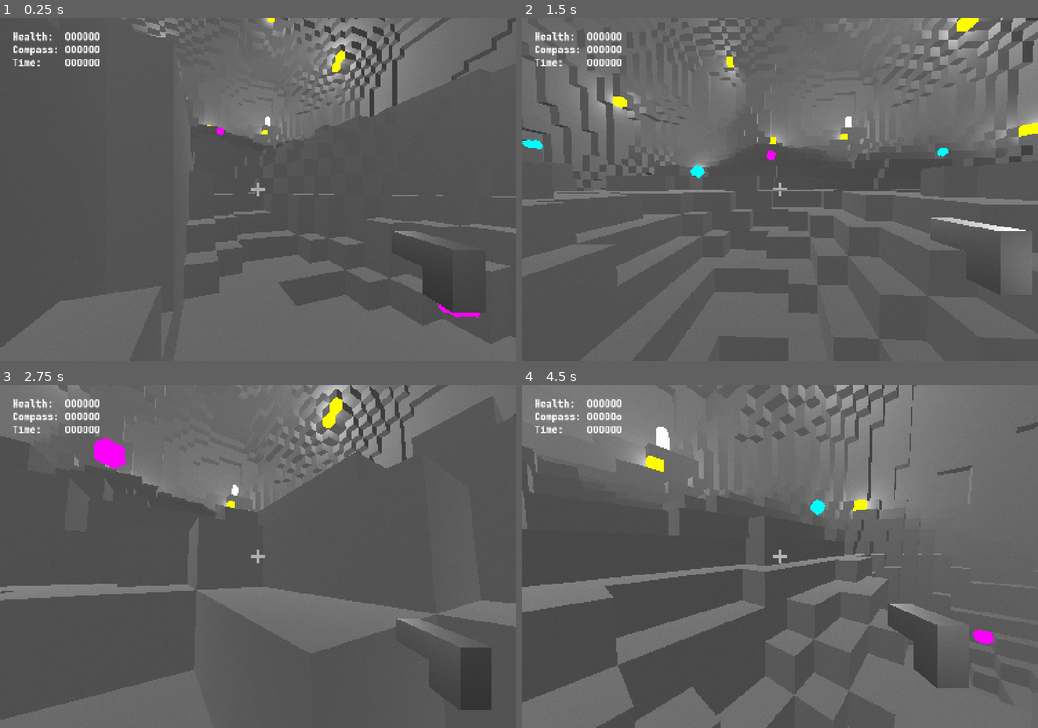
Above: before the commit, frames 1-4 (two rows, left to right).
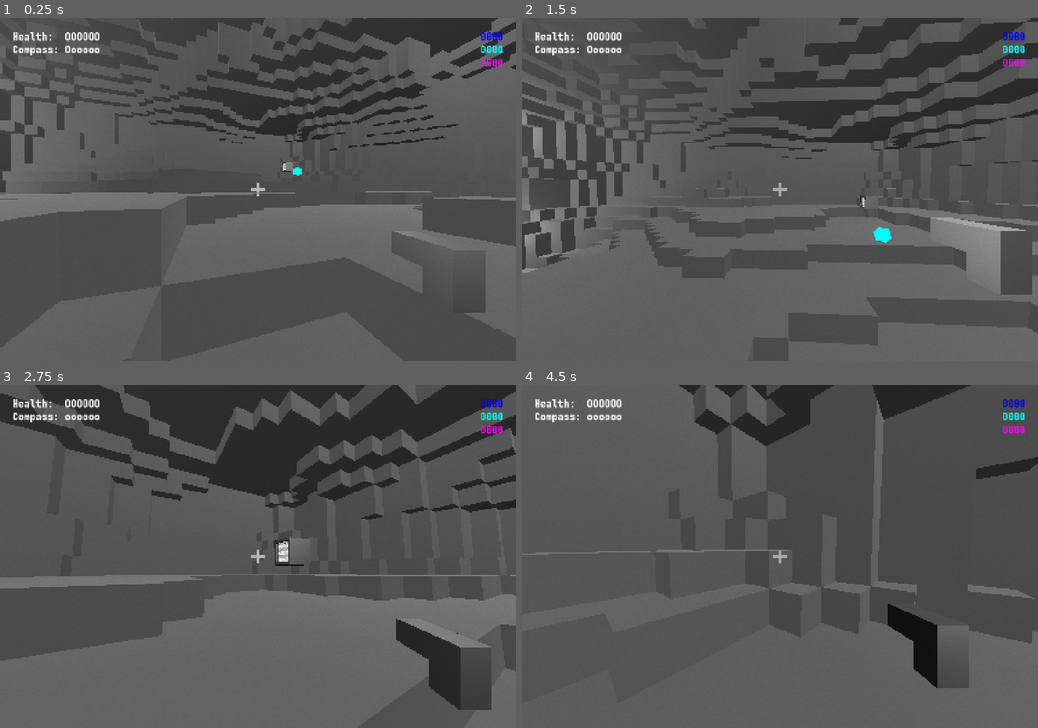
Above: after the commit, the same moments.

Repository: RoquefortCheese/AOU
Game: Godot game, scene res://main.tscn
Two runs of this game, one before a commit and one after it. Both use one fixed random seed, a clock stepped at 60 frames per second and the inputs below. The engine's default icon, where the game draws it, is replaced by a stand-in: a white triangle on a blue panel in a dark square.
Inputs (mouse positions are in pixels of both pictures, inside the frame that each line leads up to):
- Up to frame 1 (0.25 s): no input
- Up to frame 2 (1.5 s): tap Enter at 0.5, 0.8, 1.35 s; move the mouse to (805, 189) at 0.52 s; hold Up (forward) from 0.53 s (still down); click (805, 189) at 0.6 s; tap Space (jump) at 0.77 s; move the mouse to (754, 189) at 1.27 s
- Up to frame 3 (2.75 s): keep holding Up (forward); tap Space (jump) at 1.52 s; click (232, 556) at 1.55 s; move the mouse to (268, 549) at 2.02 s; click (268, 549) at 2.1 s; tap Enter at 2.3 s
- Up to frame 4 (4.5 s): move the mouse to (774, 563) at 2.77 s; tap Enter at 2.85, 3.8 s; tap Space (jump) at 3.02, 3.77 s; click (774, 563) at 3.05 s; move the mouse to (816, 559) at 3.52 s; tap Alt at 3.6 s; tap Escape (esc) at 4.15 s; move the mouse to (625, 505) at 4.27 s; release Up (forward) at 4.28 s; hold Left (left) from 4.28 s (still down); tap Shift at 4.35 s

The runs differ from the first frame. In frame 1, 31% of the frame differs, in the area x 0-100%, y 0-100%; in frame 2, 35%; in frame 3, 27%; in frame 4, 40%, in the area x 0-100%, y 0-94%.

Commit message:
any exciting things, including a new terminal class for purchasing modifiers! still probably needs some improvement though

Diff:
--- a/anomaly.gd
+++ b/anomaly.gd
@@ -1,16 +1,22 @@
 extends CharacterBody3D
 class_name Anomaly
 
-@export var freqs: Dictionary[Color, int]
+enum AnomColor {BLUE, CYAN, MAGENTA}
+const actualcolor = {
+	AnomColor.BLUE: Color.BLUE,
+	AnomColor.CYAN: Color.CYAN,
+	AnomColor.MAGENTA: Color.MAGENTA
+}
+
 const floatconst = 4
 const wobbleconst = 4
-const followconst = 3
+const followconst = 4
 const repelconst = 6
 const fallconst = -12
 const heightfriction = -4
 const flatfriction = -1
-const noticeradius = 20
-const followradius = 40
+const noticeradius = 16
+const followradius = 32
 const committhresh = 0.25
 const steppingconst = 1
 const knockbackconst = 2
@@ -21,19 +27,18 @@
 var boxes: Array[MeshInstance3D]
 var spinvels: Dictionary[MeshInstance3D, Vector3]
 var acceleration: Vector3
-var color: Color
+var color: AnomColor
 var offset: float
 
-func create(color: Color):
+func create(color: AnomColor):
 	self.alive = true
 	self.color = color
 	following = false
-	$AudioStreamPlayer3D.pitch_scale = 2 ** (freqs[color] / 12.)
 	offset = randf() * TAU
 	for i in 3:
 		var box = MeshInstance3D.new()
 		box.mesh = boxmesh.duplicate_deep()
-		box.mesh.material.albedo_color = color
+		box.mesh.material.albedo_color = actualcolor[color]
 		boxes.append(box)
 		spinvels[box] = Vector3(randf(), randf(), randf()) * PI
 		add_child(box)
@@ -117,14 +122,15 @@
 func maybetouch():
 	for i in get_slide_collision_count():
 		if get_slide_collision(i).get_collider() == Global.player:
-			die(Global.player.position)
+			die(Global.player.position, false)
 			Global.player.impacthealth(-1)
 			break
 
-func die(source: Vector3):
+func die(source: Vector3, shot: bool):
 	velocity += (position - source).normalized() * knockbackconst
 	if alive:
 		alive = false
-		$AudioStreamPlayer3D.playing = false
+		if following and shot:
+			Global.player.score[color] += 1
 		for box in boxes:
 			box.mesh.material.albedo_color *= 0.25
--- a/anomaly.tscn
+++ b/anomaly.tscn
@@ -1,7 +1,6 @@
 [gd_scene format=3 uid="uid://6ckuifqjy0ne"]
 
 [ext_resource type="Script" uid="uid://c3olph35n8pip" path="res://anomaly.gd" id="1_c1slk"]
-[ext_resource type="AudioStream" uid="uid://btn0ken7qx2ra" path="res://pseudocrowderhum.wav" id="2_knx40"]
 
 [sub_resource type="StandardMaterial3D" id="StandardMaterial3D_c1slk"]
 shading_mode = 0
@@ -25,22 +24,11 @@
 [node name="Anomaly" type="CharacterBody3D" unique_id=1667139649]
 wall_min_slide_angle = 0.17453292
 script = ExtResource("1_c1slk")
-freqs = Dictionary[Color, int]({
-Color(0, 0, 1, 1): 0,
-Color(1, 0, 1, 1): 5,
-Color(0, 1, 1, 1): 9
-})
 boxmesh = SubResource("BoxMesh_knx40")
 
 [node name="CollisionShape3D" type="CollisionShape3D" parent="." unique_id=544735407]
 shape = SubResource("SphereShape3D_c1slk")
 
-[node name="AudioStreamPlayer3D" type="AudioStreamPlayer3D" parent="." unique_id=1194667956]
-stream = ExtResource("2_knx40")
-volume_db = -8.0
-unit_size = 1.0
-max_db = -4.0
-
 [node name="DebugHitboxVisual" type="MeshInstance3D" parent="." unique_id=1750258409]
 visible = false
 mesh = SubResource("SphereMesh_c1slk")
--- a/chamber.gd
+++ b/chamber.gd
@@ -22,12 +22,10 @@
 var noise: FastNoiseLite
 var surfacetools: Dictionary[Global.Vox, SurfaceTool]
 var entities: Array[PhysicsBody3D]
-var anomalies: Array[CharacterBody3D]
+var anomalies: Array[Anomaly]
+var computers: Array[Computer]
 var door: StaticBody3D
-var computer: StaticBody3D
 var doorpos: Vector3
-var timebudget: float
-var cyclesdone: int
 var starttime: float
 
 func rescale(value: float, minval: float, maxval: float):
@@ -35,6 +33,14 @@
 
 func dicechoose(array: Array):
 	return array[dice.randi_range(0, len(array) - 1)]
+
+func diceshuffle(array: Array):
+	var copy = array.duplicate()
+	var newarray = []
+	while len(copy) != 0:
+		var index = floor(dice.randf() * len(copy))
+		newarray.append(copy.pop_at(index))
+	return newarray
 
 func setvox(point: Vector3, voxtype: Global.Vox):
 	voxmap[point] = voxtype
@@ -106,16 +112,12 @@
 	entities = []
 	anomalies = []
 	door = null
-	computer = null
 	doorpos = Vector3(0, 0, 0)
-	timebudget = 0
-	cyclesdone = 0
-	starttime = 0
 
 func terragen():
 	metaterragen()
 	actualterragen()
-	if len(air) < 64:
+	if len(air) < 512:
 		terragen()
 		return
 	fillsmallgaps()
@@ -140,7 +142,7 @@
 				var spheubedist = 0
 				for axis in 3:
 					spheubedist += ((point[axis] + 0.5) * 2 / size - 1) ** 4
-				if rescale(noise.get_noise_3d(x + 0.5, y + 0.5, z + 0.5), 0, 1) < spheubedist * 0.5 + 0.5 or (min(x, y, z) == 0 or max(x, y, z) == size - 1):
+				if rescale(noise.get_noise_3d(x + 0.5, (y + 0.5) * Global.ifmod(1, 2, Global.Modifier.SQUASH) * Global.ifmod(1, 0.5, Global.Modifier.STRETCH), z + 0.5), 0, 1) < spheubedist * 0.5 + 0.5 or (min(x, y, z) == 0 or max(x, y, z) == size - 1):
 					setvox(point, Global.Vox.STONE)
 				else:
 					setvox(point, Global.Vox.AIR)
@@ -169,12 +171,13 @@
 
 func placefeatures():
 	placelights()
-	featureterrain()
 	placeplayer()
 	placethings()
+	featureterrain()
 
 func placeplayer():
 	Global.player.position = spawnpoint()
+	entities.append(Global.player)
 
 func featureterrain():
 	if Global.Modifier.DOORPLANT in Global.player.modifiers:
@@ -214,7 +217,7 @@
 
 func placethings():
 	placedoor()
-	placecomputer()
+	placecomputers()
 
 func placedoor():
 	door = doorscene.instantiate()
@@ -234,22 +237,23 @@
 	entities.append(door)
 	add_child(door)
 
-func placecomputer():
-	computer = compscene.instantiate()
-	var pos
-	var spin
-	while true:
-		pos = spawnpoint()
-		spin = PI / 2 * floor(dice.randf() * 4)
-		var userpos = pos - Vector3(0.5, 0, 0.5) + Vector3.BACK.rotated(Vector3.UP, spin)
-		print(pos)
-		print(userpos)
-		if issolid(userpos + Vector3.DOWN) and not issolid(userpos) and not issolid(userpos + Vector3.UP):
-			break
-	computer.position = pos + Vector3.UP * 2
-	computer.rotation.y = spin
-	entities.append(computer)
-	add_child(computer)
+func placecomputers():
+	for i in floor(len(air) * 2 ** -15.):
+		var computer = compscene.instantiate()
+		computer.create(dicechoose(Computer.TerminalClass.values()))
+		var pos
+		var spin
+		while true:
+			pos = spawnpoint()
+			spin = PI / 2 * floor(dice.randf() * 4)
+			var userpos = pos - Vector3(0.5, 0, 0.5) + Vector3.BACK.rotated(Vector3.UP, spin)
+			if issolid(userpos + Vector3.DOWN) and not issolid(userpos) and not issolid(userpos + Vector3.UP):
+				break
+		computer.position = pos + Vector3.UP * 2
+		computer.rotation.y = spin
+		entities.append(computer)
+		computers.append(computer)
+		add_child(computer)
 
 func placelights():
 	var nooks = []
@@ -341,9 +345,10 @@
 				add_child(meshinstance)
 
 func anomalize():
-	for i in len(air) * 2 ** Global.ifmod(-11.5, -11., Global.Modifier.MOREANOMS): #(-11 - 3 * 2 ** (Global.chamberindex * -0.1)):
+	var colorder = diceshuffle(Anomaly.AnomColor.values())
+	for i in int(len(air) * 2 ** Global.ifmod(-12., -11., Global.Modifier.MOREANOMS)): #(-11 - 3 * 2 ** (Global.chamberindex * -0.1)):
 		var anomaly = anomscene.instantiate()
-		anomaly.create(dicechoose([Color.MAGENTA, Color.BLUE, Color.CYAN]))
+		anomaly.create(colorder[i % 3])
 		anomaly.position = spawnpoint() + Vector3.UP
 		anomalies.append(anomaly)
 		entities.append(anomaly)
@@ -352,23 +357,24 @@
 func welcomeplayer():
 	Global.player.process_mode = Node.PROCESS_MODE_ALWAYS
 	Input.mouse_mode = Input.MOUSE_MODE_CAPTURED
-	timebudget = approxsidelen() ** 2 / 64 * (1 + 2 * 2 ** (Global.chamberindex * -0.2))
-	cyclesdone = 0
 
 func _process(delta: float):
-	countdown()
 	updatelabel(delta)
-
-func countdown():
-	if floor(Global.time() / timebudget) > cyclesdone:
-		Global.player.impacthealth(-1)
-		cyclesdone += 1
+	updatescorelabel()
 
 func updatelabel(delta: float):
 	$StatLabel.text = ""
 	$StatLabel.text += updatehealth() + "\n"
 	$StatLabel.text += updatecompass() + "\n"
-	$StatLabel.text += updatecountdown() + "\n"
+
+func updatescorelabel():
+	$ScoreLabel.text = ""
+	for color in Anomaly.AnomColor.values():
+		var score = Global.player.score[color]
+		var numstring = str(abs(score))
+		$ScoreLabel.text += "[color=" + Anomaly.actualcolor[color].to_html() + "]"
+		$ScoreLabel.text += "0".repeat(max(0, 4 - len(numstring)))
+		$ScoreLabel.text += numstring + "\n"
 
 func OoOoOo(quantity: String, amount: int):
 	return quantity + ":" + " ".repeat(8 - len(quantity)) + "O".repeat(amount) + "o".repeat(6 - amount)
@@ -383,7 +389,3 @@
 	var diff = playerangle - doorangle
 	var angdiff = min(abs(diff - TAU), abs(diff), abs(diff + TAU))
 	return OoOoOo("Compass", floor(angdiff / PI * 7))
-
-func updatecountdown():
-	var timeleft = 1 - (fmod(Global.time(), timebudget) / timebudget)
-	return OoOoOo("Time", min(6, floor(timeleft * 7)))
--- a/chamber.tscn
+++ b/chamber.tscn
@@ -15,6 +15,10 @@
 font_size = 28
 shadow_size = 0
 
+[sub_resource type="Theme" id="Theme_guk6m"]
+default_font = ExtResource("4_s3137")
+default_font_size = 28
+
 [node name="Chamber" type="Node" unique_id=684829429]
 script = ExtResource("1_c2m2e")
 face = SubResource("PlaneMesh_6g747")
@@ -27,4 +31,21 @@
 offset_top = 36.0
 offset_right = 164.0
 offset_bottom = 164.0
+text = "banana"
 label_settings = SubResource("LabelSettings_f7isl")
+
+[node name="ScoreLabel" type="RichTextLabel" parent="." unique_id=527015719]
+anchors_preset = 1
+anchor_left = 1.0
+anchor_right = 1.0
+offset_left = -164.0
+offset_top = 36.0
+offset_right = -36.0
+offset_bottom = 164.0
+grow_horizontal = 0
+theme = SubResource("Theme_guk6m")
+bbcode_enabled = true
+fit_content = true
+scroll_active = false
+autowrap_mode = 0
+horizontal_alignment = 2
--- a/computer.gd
+++ b/computer.gd
@@ -3,26 +3,184 @@
 
 const charsperline = 63
 const maxlines = 35
+enum TerminalClass {INFO, RESTORATION, MOD}
+@export var classnames: Dictionary[TerminalClass, String]
 
 @export var allowedchars: Array[Key]
-@export_multiline var terminalstring: String
+var terminalstring: String
 var inputhistory: Array[String]
 var historyscroll: int
 var currentinput: String
-
-func _ready():
+enum OtherStuff {SPENT, MODS}
+var otherstuff: Dictionary[OtherStuff, Variant]
+var termclass: TerminalClass
+
+func inuse():
+	return Global.player.terminalinuse == self
+
+func create(termclass: TerminalClass):
+	self.termclass = termclass
+	match termclass:
+		TerminalClass.RESTORATION:
+			otherstuff[OtherStuff.SPENT] = false
+		TerminalClass.MOD:
+			otherstuff[OtherStuff.MODS] = []
+			var shuffledmods = Global.chamber.diceshuffle(Global.Modifier.values())
+			for mod in shuffledmods:
+				if mod not in Global.player.modifiers:
+					otherstuff[OtherStuff.MODS].append(mod)
+					if len(otherstuff[OtherStuff.MODS]) == 3:
+						break
+	clear()
+	newcommand()
+
+func argquant(args: Array[String], quantity: int):
+	if len(args) < quantity:
+		terminalstring += "Not enough arguments.\n\n"
+		return false
+	if len(args) > quantity:
+		terminalstring += "Too many arguments.\n\n"
+		return false
+	return true
+
+func classfilter(rightclass: TerminalClass):
+	if termclass != rightclass:
+		terminalstring += "This command is not available for this terminal class.\n\n"
+		return false
+	return true
+
+func tabbed(entry: String):
+	return entry + " ".repeat(max(0, 16 - len(entry)))
+
+func existentmod(modname: String):
+	modname = modname.to_upper()
+	if modname not in Global.Modifier:
+		terminalstring += "Nonexistent modifier.\n\n"
+		return null
+	return Global.Modifier[modname]
+
+func costandname(mod: Global.Modifier):
+	var output = ""
+	for color in Anomaly.AnomColor.values():
+		var cost = str(int(Global.modcosts[mod][color] * Global.costmult))
+		output += cost + " ".repeat(3 - len(cost)) + "/"
+	output += "  " + Global.modnames[mod]
+	return output
+
+func clear():
+	terminalstring = ""
+	terminalstring += "Welcome to CrowderOS! This is a(n) " + classnames[termclass] + "-class terminal.\n"
+	terminalstring += "Enter a command. For a list of commands, enter \"help\".\n"
+	terminalstring += "To exit, left-click or enter \"exit\".\n\n"
+	inputhistory = []
 	historyscroll = 0
-	newcommand()
+
+func help():
+	terminalstring += "\nCrowderOS commands:\n"
+	terminalstring += tabbed("help:") + "Displays this dialog.\n"
+	terminalstring += tabbed("clear:") + "Clears the terminal.\n"
+	terminalstring += tabbed("exit:") + "Exits the terminal.\n"
+	match termclass:
+		TerminalClass.INFO:
+			terminalstring += tabbed("info [data]:") + "Outputs the requested data.\n"
+			terminalstring += tabbed("infolist:") + "Outputs the list of available data.\n"
+		TerminalClass.RESTORATION:
+			terminalstring += tabbed("restore:") + "Restores two hitpoints. Usable once.\n"
+		TerminalClass.MOD:
+			terminalstring += tabbed("modlist:") + "Outputs available modifiers.\n"
+			terminalstring += tabbed("about [mod]:") + "Outputs the modifier description.\n"
+			terminalstring += tabbed("add [mod]:") + "Adds the requested modifier.\n"
+	terminalstring += "\n"
+
+func info(args: Array[String]):
+	match args[1]:
+		"doordist":
+			terminalstring += str(floor(Global.dist(position, Global.chamber.door.position) * 1000) / 1000)
+		"numterms":
+			terminalstring += str(len(Global.chamber.computers))
+		"numanoms":
+			var count = 0
+			for anomaly in Global.chamber.anomalies:
+				if anomaly.alive:
+					count += 1
+			terminalstring += str(count)
+		"numdead":
+			var count = 0
+			for anomaly in Global.chamber.anomalies:
+				if not anomaly.alive:
+					count += 1
+			terminalstring += str(count)
+		"chamindex":
+			terminalstring += str(Global.chamberindex)
+		"seed":
+			terminalstring += str(Global.worldseed)
+		_:
+			terminalstring += "Invalid argument. For a list of arguments, use \"infolist\"."
+	terminalstring += "\n\n"
+
+func infolist():
+	terminalstring += "\n"
+	if termclass != TerminalClass.INFO:
+		terminalstring += "Note: The \"info\" command is not available on this terminal.\n"
+	terminalstring += tabbed("doordist:") + "The distance from this terminal to the door.\n"
+	terminalstring += tabbed("numterms:") + "The amount of terminals in this chamber.\n"
+	terminalstring += tabbed("numanoms:") + "The amount of alive anomalies in this chamber.\n"
+	terminalstring += tabbed("numdead:") + "The amount of dead anomalies in this chamber.\n"
+	terminalstring += tabbed("chamindex:") + "The index of the current chamber.\n"
+	terminalstring += tabbed("seed:") + "The current world seed.\n"
+	terminalstring += "\n"
+
+func restore():
+	if otherstuff[OtherStuff.SPENT]:
+		terminalstring += "You have already used this terminal to restore.\n\n"
+		return
+	Global.player.impacthealth(2)
+	otherstuff[OtherStuff.SPENT] = true
+	terminalstring += "Your health has been restored!\n\n"
+
+func modlist():
+	for mod in otherstuff[OtherStuff.MODS]:
+		terminalstring += costandname(mod) + "\n"
+	terminalstring += "\n"
+
+func about(args: Array[String]):
+	var mod = existentmod(args[1])
+	if mod == null:
+		return
+	terminalstring += costandname(mod) + ": "
+	terminalstring += Global.moddescs[mod] + "\n\n"
+
+func add(args: Array[String]):
+	var mod = existentmod(args[1])
+	if mod == null:
+		return
+	if mod not in otherstuff[OtherStuff.MODS]:
+		terminalstring += "This modifier is unavailable at this terminal.\n\n"
+		return
+	if mod in Global.player.modifiers:
+		terminalstring += "This modifier has already been purchased.\n\n"
+		return
+	for color in Anomaly.AnomColor.values():
+		if Global.player.score[color] < Global.modcosts[mod][color] * Global.costmult:
+			terminalstring += "Insufficient score to purchase this mod.\n\n"
+			return
+	if len(Global.player.modifiers) == Global.maxmods:
+		terminalstring += "Cannot exceed the max amount of modifiers.\n\n"
+		return
+	Global.player.modifiers.append(mod)
+	for color in Anomaly.AnomColor.values():
+		Global.player.score[color] -= Global.modcosts[mod][color] * Global.costmult
+	terminalstring += Global.modnames[mod] + " purchased!\n\n"
 
 func _process(delta: float):
 	writeoutput()
 
 func newcommand():
-	terminalstring += "\n$root: "
+	terminalstring += "$root: "
 
 func writeoutput():
 	var output = terminalstring + currentinput
-	if Global.player.usingterminal:
+	if inuse():
 		if fmod(Global.time(), 1) < 0.5:
 			output += "_"
 	var lines = []
@@ -42,11 +200,11 @@
 		$TextLabel.text += lines[i] + "\n"
 
 func _input(event: InputEvent):
-	if Global.player.usingterminal:
+	if inuse():
 		if event is InputEventKey and not event.is_echo() and event.is_pressed():
 			var key = event.keycode
-			if key in allowedchars and len(currentinput) < 16:
-				currentinput += char(key).to_lower()
+			if key in allowedchars and len(currentinput) < 32:
+				currentinput += char(event.unicode)
 				historyscroll = len(inputhistory)
 			if key == KEY_BACKSPACE and len(currentinput) != 0:
 				currentinput = currentinput.left(-1)
@@ -64,9 +222,39 @@
 				historyscroll = len(inputhistory)
 
 func runinput():
+	terminalstring += currentinput + "\n"
 	if currentinput != "":
 		inputhistory.append(currentinput)
 		historyscroll += 1
-	terminalstring += currentinput
+		var args = currentinput.split(" ", false)
+		var command = args[0].to_lower()
+		match command:
+			"help":
+				if argquant(args, 1):
+					help()
+			"clear":
+				if argquant(args, 1):
+					clear()
+			"exit":
+				if argquant(args, 1):
+					Global.player.stopusingterminal()
+			"info":
+				if argquant(args, 2) and classfilter(TerminalClass.INFO):
+					info(args)
+			"infolist":
+				if argquant(args, 1):
+					infolist()
+			"restore":
+				if argquant(args, 1) and classfilter(TerminalClass.RESTORATION):
+					restore()
+			"modlist":
+				if argquant(args, 1) and classfilter(TerminalClass.MOD):
+					modlist()
+			"about":
+				if argquant(args, 2) and classfilter(TerminalClass.MOD):
+					about(args)
+			"add":
+				if argquant(args, 2) and classfilter(TerminalClass.MOD):
+					add(args)
 	currentinput = ""
 	newcommand()
--- a/computer.tscn
+++ b/computer.tscn
@@ -65,10 +65,12 @@
 
 [node name="Computer" type="StaticBody3D" unique_id=1676356701]
 script = ExtResource("1_gcbbq")
+classnames = Dictionary[int, String]({
+0: "info",
+1: "restoration",
+2: "mod"
+})
 allowedchars = Array[int]([48, 49, 50, 51, 52, 53, 54, 55, 56, 57, 65, 66, 67, 68, 69, 70, 71, 72, 73, 74, 75, 76, 77, 78, 79, 80, 81, 82, 83, 84, 85, 86, 87, 88, 89, 90, 32])
-terminalstring = "Welcome to CrowderOS! Enter a command. For a list of commands, enter \"help\". To exit, click once more.
-
-"
 
 [node name="CollisionShape3D" type="CollisionShape3D" parent="." unique_id=154767974]
 shape = SubResource("BoxShape3D_bae8c")
@@ -78,11 +80,11 @@
 mesh = SubResource("ArrayMesh_jr5mb")
 
 [node name="ScreenMesh" type="MeshInstance3D" parent="." unique_id=864265889]
-transform = Transform3D(1, 0, 0, 0, 1, 0, 0, 0, 1, 0, 0, 0.4)
+transform = Transform3D(1, 0, 0, 0, 1, 0, 0, 0, 1, 0, 0, 0.38)
 mesh = SubResource("PlaneMesh_bae8c")
 
 [node name="TextLabel" type="Label3D" parent="." unique_id=1838480134]
-transform = Transform3D(1, 0, 0, 0, 1, 0, 0, 0, 1, -0.4, 0.4, 0.41)
+transform = Transform3D(1, 0, 0, 0, 1, 0, 0, 0, 1, -0.4, 0.4, 0.39)
 pixel_size = 0.0005
 offset = Vector2(40, -40)
 double_sided = false
@@ -90,6 +92,7 @@
 texture_filter = 2
 modulate = Color(0.2509804, 0.2509804, 0.2509804, 1)
 outline_modulate = Color(0.8784314, 0.8784314, 0.8784314, 1)
+text = "Terminal"
 font = ExtResource("2_gcbbq")
 font_size = 40
 outline_size = 10
@@ -100,5 +103,5 @@
 width = 1500.0
 
 [node name="PostProcessingMesh" type="MeshInstance3D" parent="." unique_id=469583659]
-transform = Transform3D(1, 0, 0, 0, 1, 0, 0, 0, 1, 0, 0, 0.42)
+transform = Transform3D(1, 0, 0, 0, 1, 0, 0, 0, 1, 0, 0, 0.4)
 mesh = SubResource("PlaneMesh_jr5mb")
--- a/global.gd
+++ b/global.gd
@@ -4,14 +4,18 @@
 enum MeshType {AIR, CUBE, PLANT}
 @export var materials: Dictionary[Vox, Material]
 @export var meshtypes: Dictionary[Vox, MeshType]
-enum EquipmentType {PISTOL}
-@export var equipment: Dictionary[EquipmentType, PackedScene]
-enum Modifier {DOORPLANT, PILLARVINE, MORESPACE, LESSSPACE, FASTANOMS, FLOATY, MOREANOMS}
-@export var goodmods: Array[Modifier]
-@export var badmods: Array[Modifier]
+enum Modifier {DOORPLANT, PILLARVINE, MORESPACE, LESSSPACE, FASTANOMS, FLOATY, MOREANOMS, SQUASH, STRETCH}
+@export var modcosts: Dictionary[Modifier, Vector3]
+	# x = blue
+	# y = cyan
+	# z = magenta
+@export var modnames: Dictionary[Modifier, String]
+@export var moddescs: Dictionary[Modifier, String]
+const costmult = 32
+const maxmods = 6
 
 var worldseed: int
-var player: CharacterBody3D
+var player: Player
 var world: World
 var chamber: Chamber
 var chamberindex: int
--- a/global.tscn
+++ b/global.tscn
@@ -2,7 +2,6 @@
 
 [ext_resource type="Script" uid="uid://ddoamclbqn0gj" path="res://global.gd" id="1_6q3x5"]
 [ext_resource type="Texture2D" uid="uid://sxqdrd08wseu" path="res://pillarvine.png" id="2_hhif3"]
-[ext_resource type="PackedScene" uid="uid://cd55ua6sp41hp" path="res://pistol.tscn" id="2_qxp0b"]
 [ext_resource type="Texture2D" uid="uid://d22ccjtf1pac8" path="res://doorplant.png" id="3_74nqk"]
 
 [sub_resource type="StandardMaterial3D" id="StandardMaterial3D_qxp0b"]
@@ -51,8 +50,36 @@
 3: 2,
 4: 2
 })
-equipment = Dictionary[int, PackedScene]({
-0: ExtResource("2_qxp0b")
+modcosts = Dictionary[int, Vector3]({
+0: Vector3(0.75, 0.25, 0),
+1: Vector3(0.25, 1, 0.75),
+2: Vector3(0.5, 1, -0.25),
+3: Vector3(-0.5, -1, 0.25),
+4: Vector3(0, -0.25, -1),
+5: Vector3(0, 1, 0.25),
+6: Vector3(0, -0.25, -1),
+7: Vector3(0, 0.75, 0),
+8: Vector3(0, -0.75, 0)
 })
-goodmods = null
-badmods = null
+modnames = Dictionary[int, String]({
+0: "DoorPlant",
+1: "PillarVine",
+2: "MoreSpace",
+3: "LessSpace",
+4: "FastAnoms",
+5: "Floaty",
+6: "MoreAnoms",
+7: "Squash",
+8: "Stretch"
+})
+moddescs = Dictionary[int, String]({
+0: "Blue plants that grow next to doors.",
+1: "Tall vines that can be climbed.",
+2: "More open caves.",
+3: "More constricted caves.",
+4: "Anomalies move much faster.",
+5: "Less gravity.",
+6: "Significantly more anomalies.",
+7: "Caves compressed vertically.",
+8: "Caves stretched vertically."
+})
--- a/pistol.gd
+++ b/pistol.gd
@@ -6,11 +6,11 @@
 	var ray = Global.player.get_node("Camera3D/RayCast3D")
 	if ray.is_colliding():
 		var target = ray.get_collider()
-		if is_instance_of(target, Anomaly):
-			target.die(global_position)
-		if is_instance_of(target, Computer):
-			if Global.dist(target.position, ray.global_position) <= 1.1:
-				Global.player.usingterminal = true
+		if target is Anomaly:
+			target.die(global_position, true)
+		if target is Computer:
+			if Global.dist(target.position, ray.global_position) <= 1.5:
+				Global.player.useterminal(target)
 
 func _process(delta: float):
 	var time = Global.time()
--- a/player.gd
+++ b/player.gd
@@ -1,4 +1,5 @@
 extends CharacterBody3D
+class_name Player
 
 const sensitivity = 0.005
 const jumpspeed = 10
@@ -6,9 +7,10 @@
 const friction = -6
 const acc = cruisespeed * -friction
 
-var modifiers: Array[Global.Modifier] = [Global.Modifier.MORESPACE]
+var score: Dictionary[Anomaly.AnomColor, int]
+var modifiers: Array[Global.Modifier] = [Global.Modifier.MORESPACE, Global.Modifier.SQUASH]
 var health: int
-var usingterminal: bool
+var terminalinuse: Computer
 var pan: Vector3
 
 func currentblock():
@@ -19,8 +21,10 @@
 	$Camera3D.rotation.y = randf() * PI * 2
 	pan = $Camera3D.rotation
 	$Camera3D/RayCast3D.add_exception(self)
-	usingterminal = false
+	score = {Anomaly.AnomColor.BLUE: 0, Anomaly.AnomColor.CYAN: 0, Anomaly.AnomColor.MAGENTA: 0}
 	health = 6
+	terminalinuse = null
+
 
 func _physics_process(delta: float):
 	handlecam(delta)
@@ -31,7 +35,7 @@
 	belikelumi()
 
 func movementinput(delta: float):
-	if not usingterminal:
+	if terminalinuse == null:
 		var direction = Vector3.ZERO
 		if Input.is_action_pressed("forward"):
 			direction += Vector3.FORWARD
@@ -48,6 +52,14 @@
 		velocity.x += direction.x
 		velocity.z += direction.z
 
+func useterminal(terminal: Computer):
+	terminalinuse = terminal
+	$PostProcessing.material.set_shader_parameter("crosshair", false)
+
+func stopusingterminal():
+	terminalinuse = null
+	$PostProcessing.material.set_shader_parameter("crosshair", true)
+
 func handlecam(delta: float):
 	for axis in 2:
 		$Camera3D.rotation[axis] += (pan[axis] - $Camera3D.rotation[axis]) * (1 - (2 ** 48) ** -delta)
@@ -55,8 +67,8 @@
 
 func useequipment(delta: float):
 	if Input.mouse_mode == Input.MOUSE_MODE_CAPTURED and Input.is_action_just_pressed("leftclick"):
-		if usingterminal:
-			usingterminal = false
+		if terminalinuse != null:
+			stopusingterminal()
 		else:
 			$Camera3D/HandPos/Pistol.fire()
 
@@ -77,8 +89,7 @@
 func belikelumi():
 	for i in get_slide_collision_count():
 		if get_slide_collision(i).get_collider() == Global.chamber.door:
-			usingterminal = false
-			impacthealth(1)
+			stopusingterminal()
 			Global.world.enterdoor()
 			break
 
--- a/player.tscn
+++ b/player.tscn
@@ -11,6 +11,7 @@
 
 [sub_resource type="ShaderMaterial" id="ShaderMaterial_i3pqv"]
 shader = ExtResource("2_onrkg")
+shader_parameter/crosshair = true
 
 [sub_resource type="StandardMaterial3D" id="StandardMaterial3D_2hs0m"]
 albedo_texture = ExtResource("5_sweqy")
--- a/post.gdshader
+++ b/post.gdshader
@@ -3,6 +3,7 @@
 const float mindim = 0.005;
 const float maxdim = 0.02;
 const float deviation = 0.025;
+uniform bool crosshair = true;
 
 float random(vec2 uv) {
     return mod(float(int(uv.x * 9137152.495) ^ int(uv.y * 3138278.634)), 89.) / 89.;
@@ -23,6 +24,8 @@
 void fragment() {
 	vec3 color = texture(screen, SCREEN_UV).rgb;
 	addnoise(color, SCREEN_UV);
-	addcross(color, SCREEN_UV, SCREEN_PIXEL_SIZE);
+	if (crosshair) {
+		addcross(color, SCREEN_UV, SCREEN_PIXEL_SIZE);
+	}
 	COLOR.rgb = color;
 }
